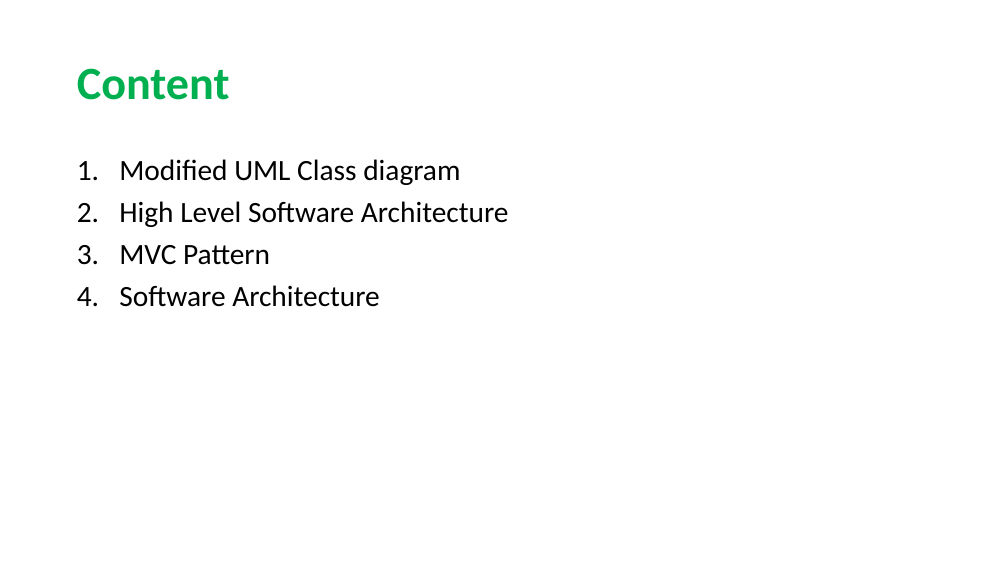
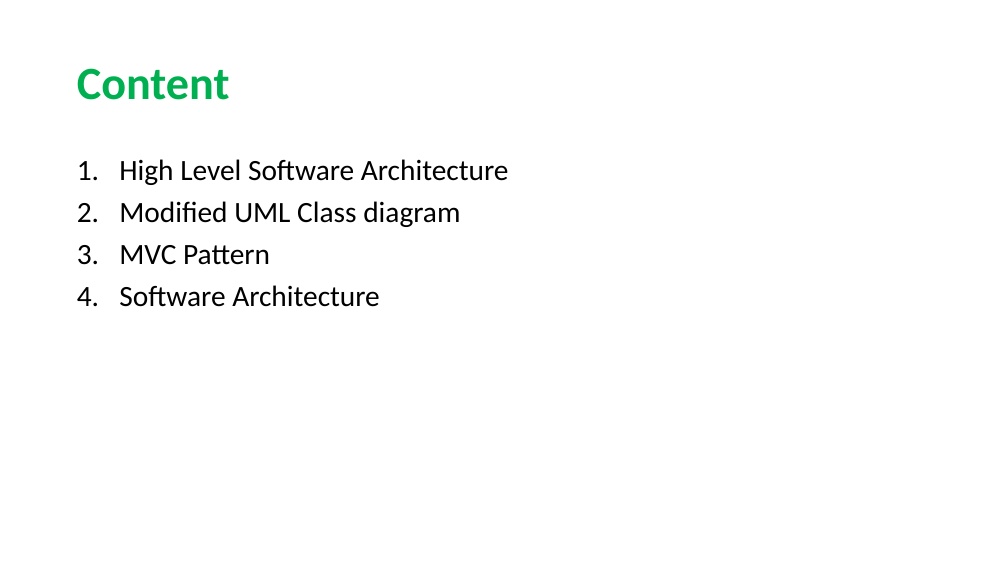
Before and after one commit to sarahmele/ch.bfh.btx8081.w2015.green, a slide deck: slide 2 of doc/task09/Task9.pptx. Drawn at 1008x567 pixels with LibreOffice and Linux fonts; fonts in the diff are those of the drawing. Boxes give left, top, right and bottom in pixels: in the first picture for what was removed or moved away, otherwise in the second. Text is boxed around its words. In the diff, an @@ line names an element or a change of style, - is before the commit and + after.

```diff
--- a/doc/task09/Task9.pptx
+++ b/doc/task09/Task9.pptx
@@ text at box(119, 159, 509, 185): paragraph added @@
+1. High Level Software Architecture
@@ text at box(119, 201, 509, 227): paragraph removed @@
-2. High Level Software Architecture
```
Also in this commit, not shown: 4 other slides changed.
